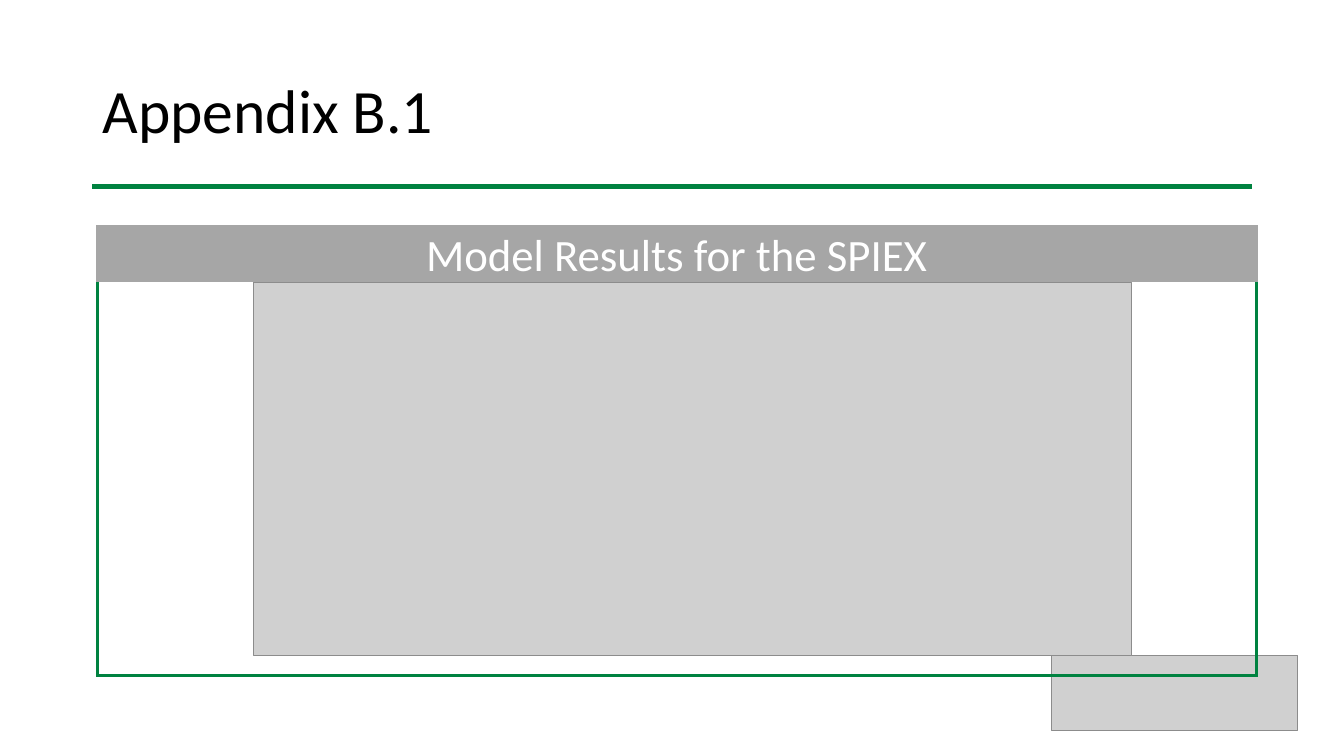
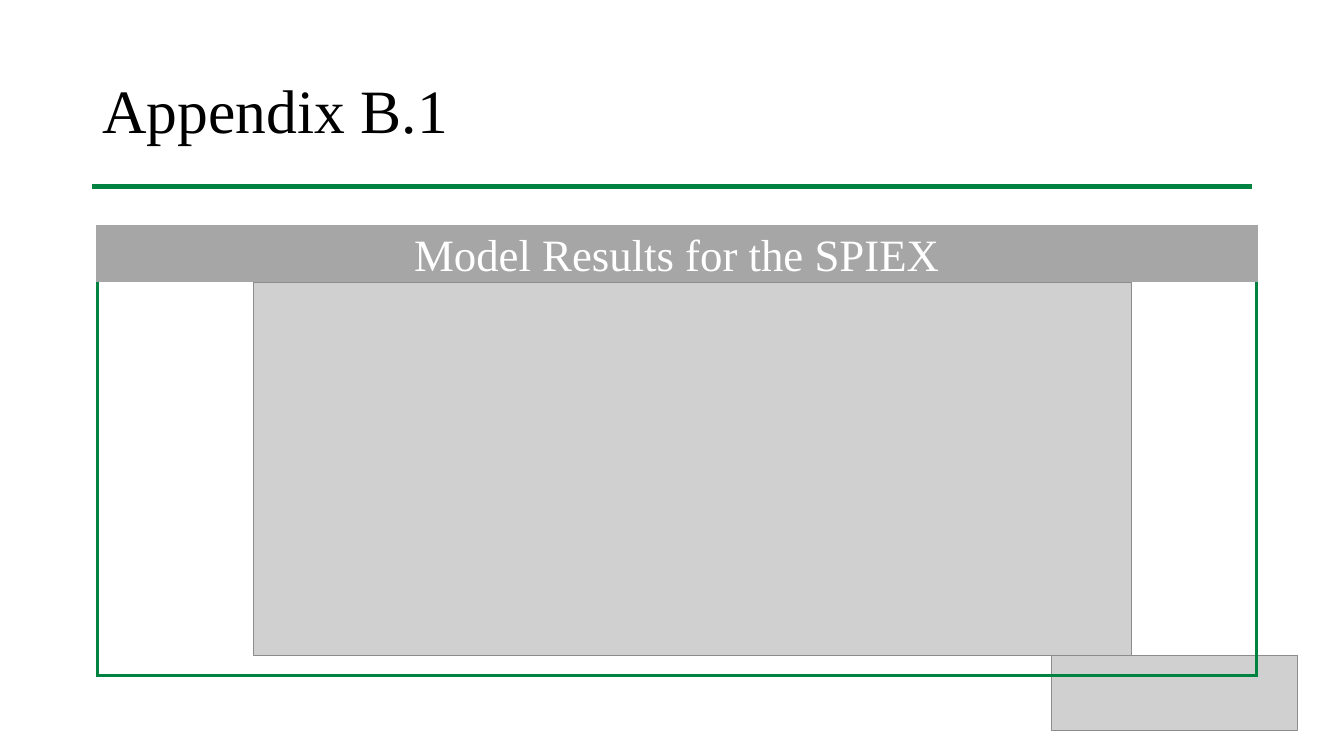
Before and after one commit to larsphilipp/ResSem19, a slide deck: slide 19 of Plots/Presentation_Stauffenegger_Woessner.pptx. Drawn at 1344x756 pixels with LibreOffice and Linux fonts; fonts in the diff are those of the drawing; grey boxes stand for pictures. Boxes give left, top, right and bottom in pixels: in the first picture for what was removed or moved away, otherwise in the second. Text is boxed around its words. In the diff, an @@ line names an element or a change of style, - is before the commit and + after.

```diff
--- a/Plots/Presentation_Stauffenegger_Woessner.pptx
+++ b/Plots/Presentation_Stauffenegger_Woessner.pptx
@@ title "Appendix B.1" at (102, 90, 448, 144): font Calibri to Times New Roman @@
@@ rectangle "Model Results for the SPIEX" at (98, 227, 1257, 281): font Calibri to Times New Roman @@
```
Also in this commit, not shown: 23 other slides changed.
